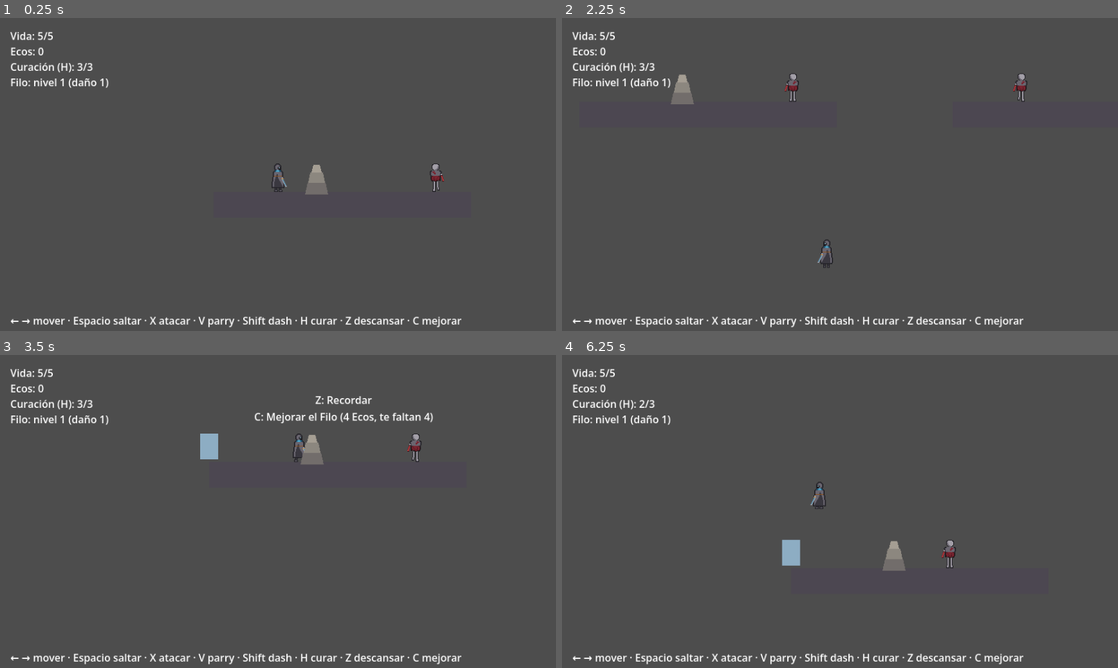
Above: before the commit, frames 1-4 (two rows, left to right).
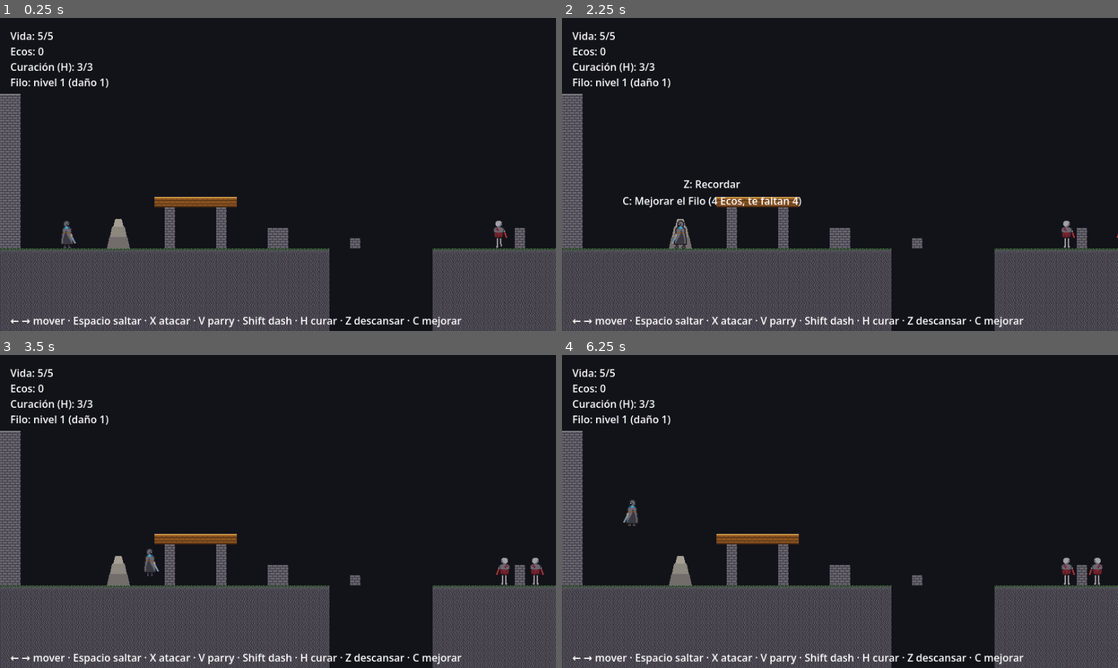
Above: after the commit, the same moments.

Repository: fcorguez92/desmemoria
Game: Godot game, scene res://game/levels/ultimo_umbral.tscn
Same seed, same stepped clock (60 frames per second), same inputs: the game is played once before the commit and once after it. Before the commit the project starts from res://game/levels/test_level.tscn.
Inputs:
- Up to frame 1 (0.25 s): no input
- Up to frame 2 (2.25 s): tap Enter (ui_accept) at 0.5, 0.77, 1.52 s; hold Right (ui_right) 0.53-2.03 s; tap X (attack) at 0.6 s; tap Shift (dash) at 1.35 s; hold Left (ui_left) from 2.03 s (still down); tap H (heal) at 2.1 s
- Up to frame 3 (3.5 s): release Left (ui_left) at 2.78 s; hold Right (ui_right) from 2.78 s (still down); tap Z (interact) at 2.85 s; tap Enter (ui_accept) at 3.02 s
- Up to frame 4 (6.25 s): tap V (parry) at 3.6 s; tap Enter (ui_accept) at 3.77, 4.52, 6.02 s; release Right (ui_right) at 4.28 s; hold Left (ui_left) 4.28-5.03 s; tap X (attack) at 4.35 s; hold Right (ui_right) 5.03-5.78 s; tap Shift (dash) at 5.1 s; hold Left (ui_left) from 5.78 s (still down); tap H (heal) at 5.85 s

The runs differ from the first frame. In frame 1, 78% of the frame differs, in the area x 0-100%, y 0-100%; in frame 2, 78%; in frame 3, 78%; in frame 4, 78%.

Commit message:
Add El Último Umbral: first zone built from a text map and tiles.
Introduces TextTileMap (core), a 5-tile set, the level script that places
entities at map markers, its smoke test and docs/vertical-slice.md.

Co-Authored-By: Claude Sonnet 5 <noreply@anthropic.com>

Diff:
--- /dev/null
+++ b/core/objects/text_tile_map.gd
@@ -0,0 +1,48 @@
+class_name TextTileMap
+extends TileMapLayer
+## Construye un TileMapLayer a partir de un mapa dibujado como texto: una línea
+## por fila y un carácter por baldosa. Sirve para diseñar y revisar niveles como
+## cualquier otro archivo de texto.
+##
+## - Los caracteres definidos en `legend` se colocan como baldosas.
+## - El punto (.) y el espacio son vacío.
+## - Cualquier otro carácter es un **marcador**: no pone baldosa, pero se anota su
+##   posición en `markers` para que el nivel ponga ahí un jugador, un enemigo, etc.
+##   Así esta clase no sabe nada de las entidades de ningún juego.
+##
+## Las filas pueden tener longitudes distintas; lo que falta cuenta como vacío.
+
+## Archivo de texto con el mapa.
+@export_file("*.map") var map_file: String
+## Carácter -> coordenadas de la baldosa en el atlas (Vector2i).
+@export var legend: Dictionary = {}
+## Identificador de la fuente de baldosas dentro del TileSet.
+@export var source_id: int = 0
+
+## Carácter marcador -> lista de posiciones globales (centro de su celda).
+var markers: Dictionary = {}
+
+
+func _ready() -> void:
+	if map_file != "":
+		build(FileAccess.get_file_as_string(map_file))
+
+
+## Coloca las baldosas y anota los marcadores del mapa `text`.
+func build(text: String) -> void:
+	clear()
+	markers.clear()
+	var rows := text.split("\n")
+	for y in rows.size():
+		var row := rows[y].strip_edges(false, true)
+		for x in row.length():
+			var symbol := row[x]
+			if symbol == "." or symbol == " ":
+				continue
+			var cell := Vector2i(x, y)
+			if legend.has(symbol):
+				set_cell(cell, source_id, legend[symbol])
+			else:
+				if not markers.has(symbol):
+					markers[symbol] = []
+				markers[symbol].append(to_global(map_to_local(cell)))
--- /dev/null
+++ b/game/levels/tiles_umbral.tres
@@ -0,0 +1,22 @@
+[gd_resource type="TileSet" load_steps=3 format=3]
+
+[ext_resource type="Texture2D" path="res://game/levels/tiles_umbral.png" id="1_tiles"]
+
+[sub_resource type="TileSetAtlasSource" id="TileSetAtlasSource_umbral"]
+texture = ExtResource("1_tiles")
+texture_region_size = Vector2i(16, 16)
+0:0/0 = 0
+0:0/0/physics_layer_0/polygon_0/points = PackedVector2Array(-8, -8, 8, -8, 8, 8, -8, 8)
+1:0/0 = 0
+1:0/0/physics_layer_0/polygon_0/points = PackedVector2Array(-8, -8, 8, -8, 8, 8, -8, 8)
+2:0/0 = 0
+2:0/0/physics_layer_0/polygon_0/points = PackedVector2Array(-8, -8, 8, -8, 8, 8, -8, 8)
+3:0/0 = 0
+3:0/0/physics_layer_0/polygon_0/points = PackedVector2Array(-8, -8, 8, -8, 8, 8, -8, 8)
+4:0/0 = 0
+4:0/0/physics_layer_0/polygon_0/points = PackedVector2Array(-8, -8, 8, -8, 8, 8, -8, 8)
+
+[resource]
+tile_size = Vector2i(16, 16)
+physics_layer_0/collision_layer = 1
+sources/0 = SubResource("TileSetAtlasSource_umbral")
--- /dev/null
+++ b/game/levels/ultimo_umbral.gd
@@ -0,0 +1,46 @@
+extends Node2D
+## El Último Umbral: primera zona del juego (ver docs/vertical-slice.md).
+##
+## El terreno se dibuja como texto en ultimo_umbral.map (lo construye TextTileMap).
+## Este script pone las entidades del juego en los marcadores del mapa:
+##   P = inicio del jugador, A = Ancla de Memoria, E = enemigo.
+## Cada entidad se coloca con los pies en la parte de abajo de su celda.
+
+const PlayerScene := preload("res://game/player/player.tscn")
+const EnemyScene := preload("res://game/enemy/enemy.tscn")
+const AnchorScene := preload("res://game/memory_anchor/memory_anchor.tscn")
+
+const CELL := 16.0
+## Mitad de la altura de cada entidad, para apoyar sus pies en la celda.
+const PLAYER_HALF_HEIGHT := 24.0
+const ENEMY_HALF_HEIGHT := 24.0
+const ANCHOR_HALF_HEIGHT := 28.0
+
+@onready var tiles: TextTileMap = $Tiles
+
+
+func _ready() -> void:
+	for at in tiles.markers.get("A", []):
+		_place(AnchorScene.instantiate(), at, ANCHOR_HALF_HEIGHT)
+	for at in tiles.markers.get("E", []):
+		var spawner := EntitySpawner.new()
+		spawner.scene = EnemyScene
+		_place(spawner, at, ENEMY_HALF_HEIGHT)
+	for at in tiles.markers.get("P", []):
+		var player := PlayerScene.instantiate()
+		_place(player, at, PLAYER_HALF_HEIGHT)
+		_limit_camera(player.get_node("Camera2D"))
+
+
+func _place(node: Node2D, cell_center: Vector2, half_height: float) -> void:
+	node.position = cell_center + Vector2(0.0, CELL / 2.0 - half_height)
+	add_child(node)
+
+
+## Que la cámara no muestre el vacío más allá del mapa.
+func _limit_camera(camera: Camera2D) -> void:
+	var rect := tiles.get_used_rect()
+	camera.limit_left = int(rect.position.x * CELL)
+	camera.limit_right = int(rect.end.x * CELL)
+	camera.limit_bottom = int(rect.end.y * CELL)
+	camera.limit_top = camera.limit_bottom - int(get_viewport_rect().size.y)
--- /dev/null
+++ b/game/levels/ultimo_umbral.tscn
@@ -0,0 +1,14 @@
+[gd_scene load_steps=4 format=3]
+
+[ext_resource type="Script" path="res://game/levels/ultimo_umbral.gd" id="1_level"]
+[ext_resource type="Script" path="res://core/objects/text_tile_map.gd" id="2_tilemap"]
+[ext_resource type="TileSet" path="res://game/levels/tiles_umbral.tres" id="3_tileset"]
+
+[node name="UltimoUmbral" type="Node2D"]
+script = ExtResource("1_level")
+
+[node name="Tiles" type="TileMapLayer" parent="."]
+tile_set = ExtResource("3_tileset")
+script = ExtResource("2_tilemap")
+map_file = "res://game/levels/ultimo_umbral.map"
+legend = {"B": Vector2i(2, 0), "C": Vector2i(3, 0), "G": Vector2i(1, 0), "S": Vector2i(4, 0), "T": Vector2i(0, 0)}
--- a/project.godot
+++ b/project.godot
@@ -11,7 +11,7 @@
 [application]
 
 config/name="Proyecto Souls2D"
-run/main_scene="res://game/levels/test_level.tscn"
+run/main_scene="res://game/levels/ultimo_umbral.tscn"
 config/features=PackedStringArray("4.7", "Forward Plus")
 
 [display]
@@ -59,5 +59,6 @@
 [rendering]
 
 textures/canvas_textures/default_texture_filter=0
+environment/defaults/default_clear_color=Color(0.07, 0.07, 0.1, 1)
 2d/snap/snap_2d_transforms_to_pixel=true
 2d/snap/snap_2d_vertices_to_pixel=true
--- a/tests/smoke_test.gd
+++ b/tests/smoke_test.gd
@@ -45,6 +45,7 @@
 	await _test_double_jump_reaches_high_platform()
 	await _test_wall_slide_and_wall_jump()
 	await _test_wall_jump_opens_the_shaft()
+	await _test_ultimo_umbral_builds_from_text_map()
 
 
 # --- Tests -------------------------------------------------------------------
@@ -580,7 +581,44 @@
 ## Carga el nivel de prueba desde cero. Por defecto SIN enemigos, para que no
 ## interfieran con pruebas de otras cosas; los tests de enemigos los piden.
 ## `only_spawner` deja solo ese generador de enemigos (por nombre), para que los
-## demás no ataquen al jugador durante una prueba de IA concreta.
+
+
+func _test_ultimo_umbral_builds_from_text_map() -> void:
+	print("\n[El Último Umbral se construye desde su mapa de texto]")
+	if is_instance_valid(_level):
+		_level.queue_free()
+		await process_frame
+	_level = load("res://game/levels/ultimo_umbral.tscn").instantiate()
+	root.add_child(_level)
+	await process_frame
+	await process_frame
+	_player = get_first_node_in_group("player")
+	var tiles: TextTileMap = _level.get_node("Tiles")
+	_check(tiles.get_used_rect().end == Vector2i(80, 28), "el mapa llega hasta la columna 80 y la fila 28")
+	_check(_player != null, "hay un jugador colocado por el marcador P")
+	var spawners := 0
+	for child in _level.get_children():
+		if child is EntitySpawner:
+			spawners += 1
+	_check(spawners == 2, "dos enemigos colocados por los marcadores E")
+	var anchors := 0
+	for child in _level.get_children():
+		if child is Checkpoint:
+			anchors += 1
+	_check(anchors == 2, "dos Anclas de Memoria colocadas por los marcadores A")
+	await _wait(60)
+	_check(_player.is_on_floor(), "el jugador se apoya en el suelo del mapa")
+	var start_x: float = _player.global_position.x
+	_player.velocity.x = -600.0
+	await _wait(60)
+	_check(absf(_player.global_position.x - start_x) < 200.0 and _player.global_position.x > 32.0, "el muro sellado del extremo izquierdo detiene al jugador")
+	# El foso (x 32..41 baldosas) no tiene suelo: caer debe matar y reaparecer.
+	_player.global_position = Vector2(36.0 * 16.0, 250.0)
+	_player.velocity = Vector2.ZERO
+	await _wait(90)
+	_check(_player.global_position.x < 32.0 * 16.0 or _player.global_position.y < 400.0, "caer al foso reaparece al jugador")
+
+
 func _fresh_level(title: String, announce: bool = true, with_enemies: bool = false, only_spawner: String = "") -> void:
 	if is_instance_valid(_level):
 		_level.queue_free()
Not shown, added: core/objects/text_tile_map.gd.uid
Binary file added: game/levels/tiles_umbral.png
Not shown, added: game/levels/tiles_umbral.png.import
Not shown, added: game/levels/ultimo_umbral.gd.uid
Not shown, added: game/levels/ultimo_umbral.map
Not shown, changed: CLAUDE.md
Not shown, added: art/source/tiles_umbral.sprite
Not shown, changed: core/README.md
Not shown, changed: docs/arquitectura.md
Not shown, changed: docs/arte.md
Not shown, changed: docs/decisiones.md
Not shown, changed: docs/estado.md
(and 1 more such lines)
